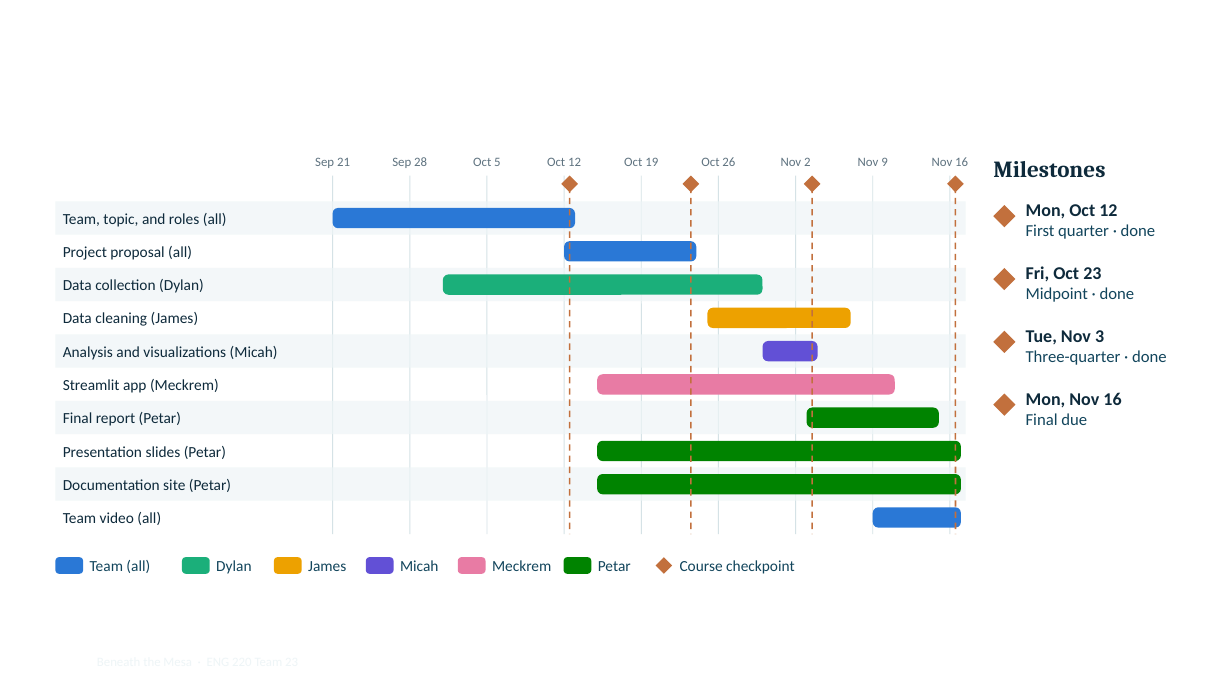
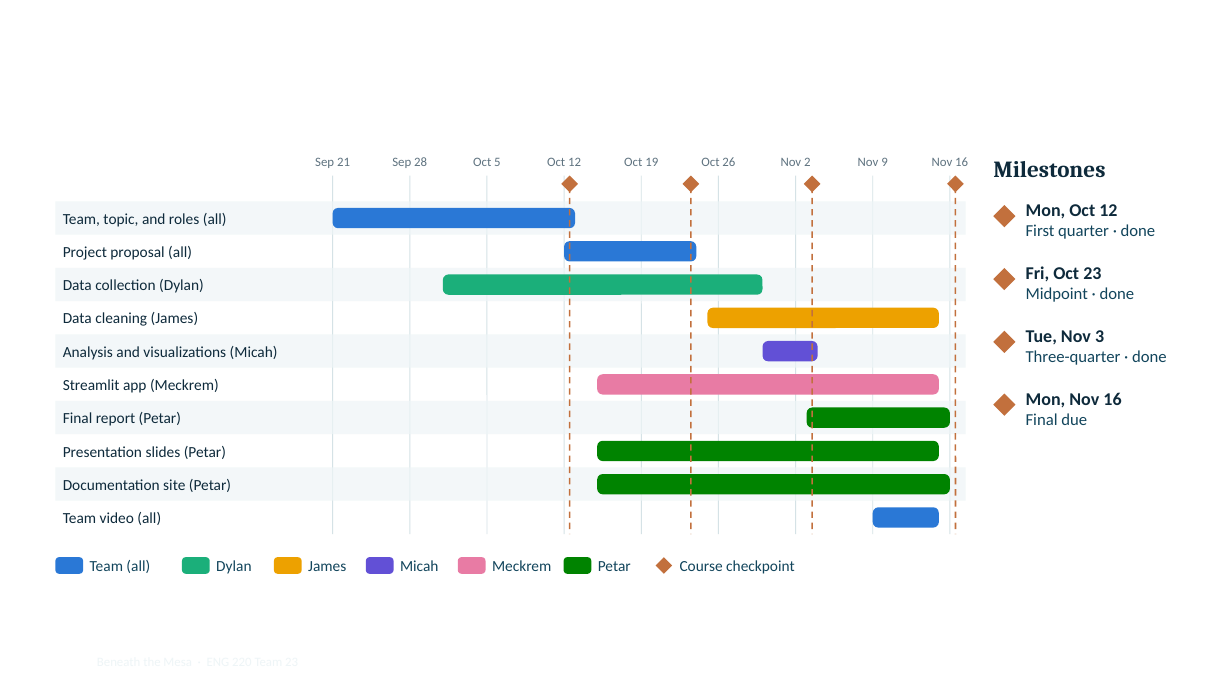
Before and after one commit to pdjordj11/eng_220_aquifer_project, a slide deck: slide 20 of files/beneath_the_mesa_slides.pptx. Drawn at 1232x693 pixels with LibreOffice and Linux fonts; fonts in the diff are those of the drawing; background and template pictures are left out. Boxes give left, top, right and bottom in pixels: in the first picture for what was removed or moved away, otherwise in the second. Text is boxed around its words. In the diff, an @@ line names an element or a change of style, - is before the commit and + after.

```diff
--- a/files/beneath_the_mesa_slides.pptx
+++ b/files/beneath_the_mesa_slides.pptx
@@ rounded rectangle: place and size @@
-rounded rectangle at box(708, 308, 851, 328)
+rounded rectangle at box(708, 308, 940, 328)
@@ rounded rectangle: place and size @@
-rounded rectangle at box(597, 374, 895, 395)
+rounded rectangle at box(597, 374, 939, 395)
@@ rounded rectangle: place and size @@
-rounded rectangle at box(807, 408, 939, 428)
+rounded rectangle at box(807, 408, 950, 428)
@@ rounded rectangle: place and size @@
-rounded rectangle at box(597, 441, 961, 461)
+rounded rectangle at box(597, 441, 939, 461)
@@ rounded rectangle: place and size @@
-rounded rectangle at box(597, 474, 961, 494)
+rounded rectangle at box(597, 474, 950, 494)
@@ rounded rectangle: place and size @@
-rounded rectangle at box(873, 507, 961, 528)
+rounded rectangle at box(873, 507, 940, 528)
```
Also in this commit, not shown: 3 other slides changed, 8 other files.
